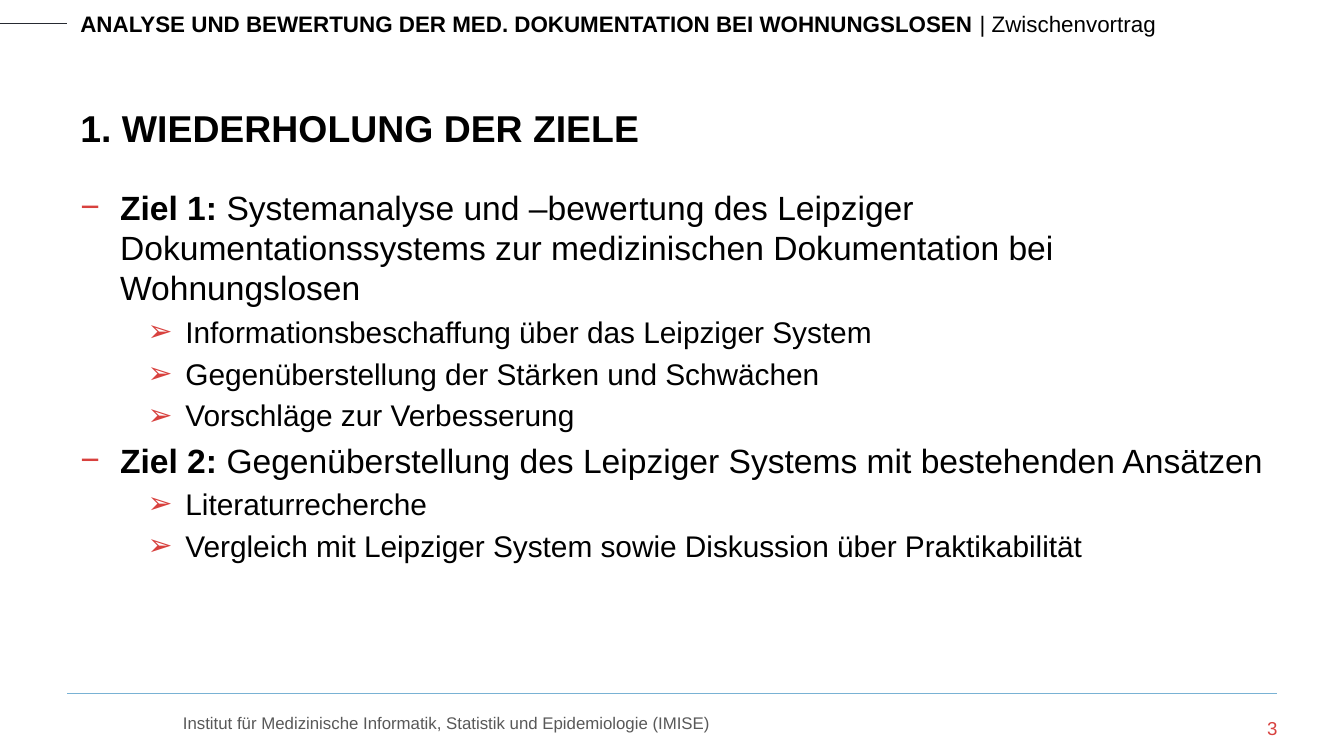
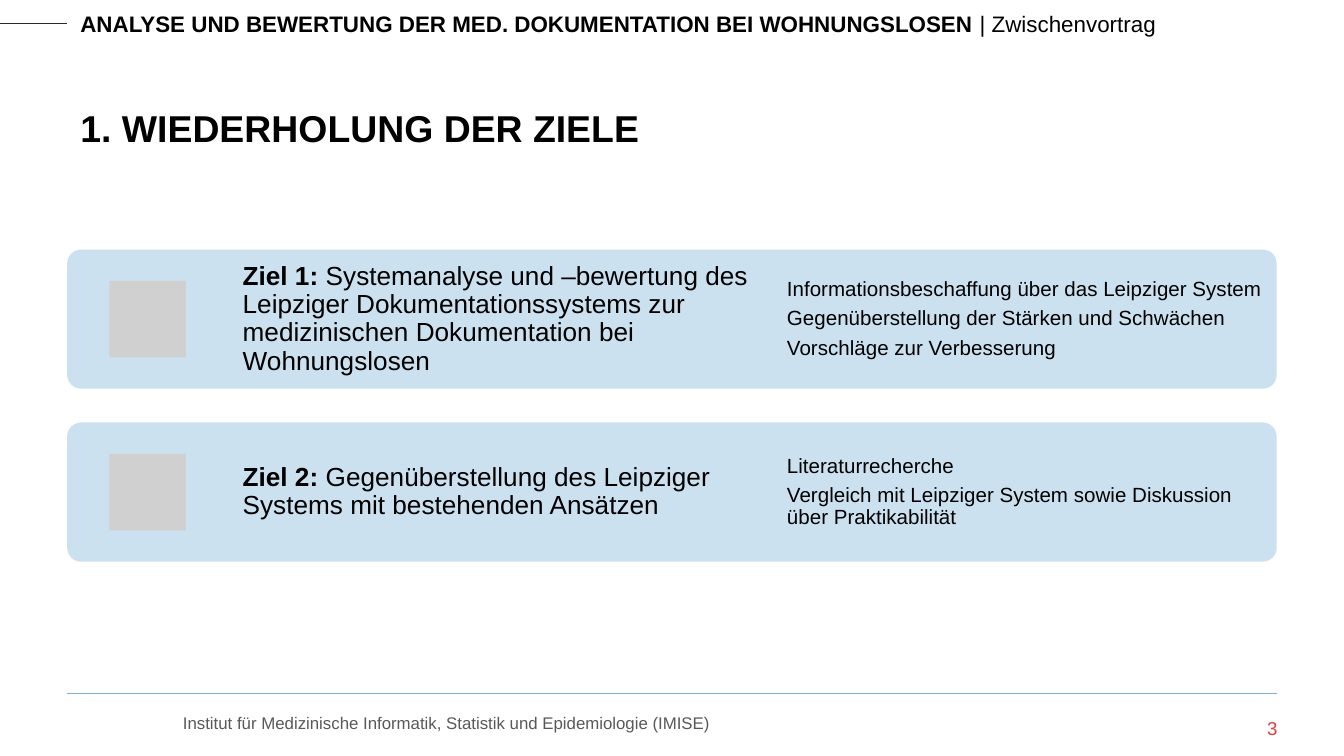
Before and after one commit to RoKuen/masterthesis, a slide deck: slide 3 of Presentations/2_presentation.pptx. Drawn at 1344x756 pixels with LibreOffice and Linux fonts; fonts in the diff are those of the drawing; grey boxes stand for pictures; background and template pictures are left out. Boxes give left, top, right and bottom in pixels: in the first picture for what was removed or moved away, otherwise in the second. Text is boxed around its words. In the diff, an @@ line names an element or a change of style, - is before the commit and + after.

```diff
--- a/Presentations/2_presentation.pptx
+++ b/Presentations/2_presentation.pptx
@@ text removed at <box>120,195,1262,562</box> @@
-− Ziel 1: Systemanalyse und –bewertung des Leipziger Dokumentationssystems zur medizinischen Dokumentation bei Wohnungslosen
-  ➢ Informationsbeschaffung über das Leipziger System
-  ➢ Gegenüberstellung der Stärken und Schwächen
-  ➢ Vorschläge zur Verbesserung
-− Ziel 2: Gegenüberstellung des Leipziger Systems mit bestehenden Ansätzen
-  ➢ Literaturrecherche
-  ➢ Vergleich mit Leipziger System sowie Diskussion über Praktikabilität
@@ group added at <box>67,250,1277,562</box>: 4 texts, 2 rounded rectangles, 2 pictures @@
+Ziel 1: Systemanalyse und –bewertung des Leipziger Dokumentationssystems zur medizinischen Dokumentation bei Wohnungslosen
+Informationsbeschaffung über das Leipziger System
+Gegenüberstellung der Stärken und Schwächen
+Vorschläge zur Verbesserung
+Ziel 2: Gegenüberstellung des Leipziger Systems mit bestehenden Ansätzen
+Literaturrecherche
+Vergleich mit Leipziger System sowie Diskussion über Praktikabilität
```
Also in this commit, not shown: 6 other slides changed, 1 slide added.
